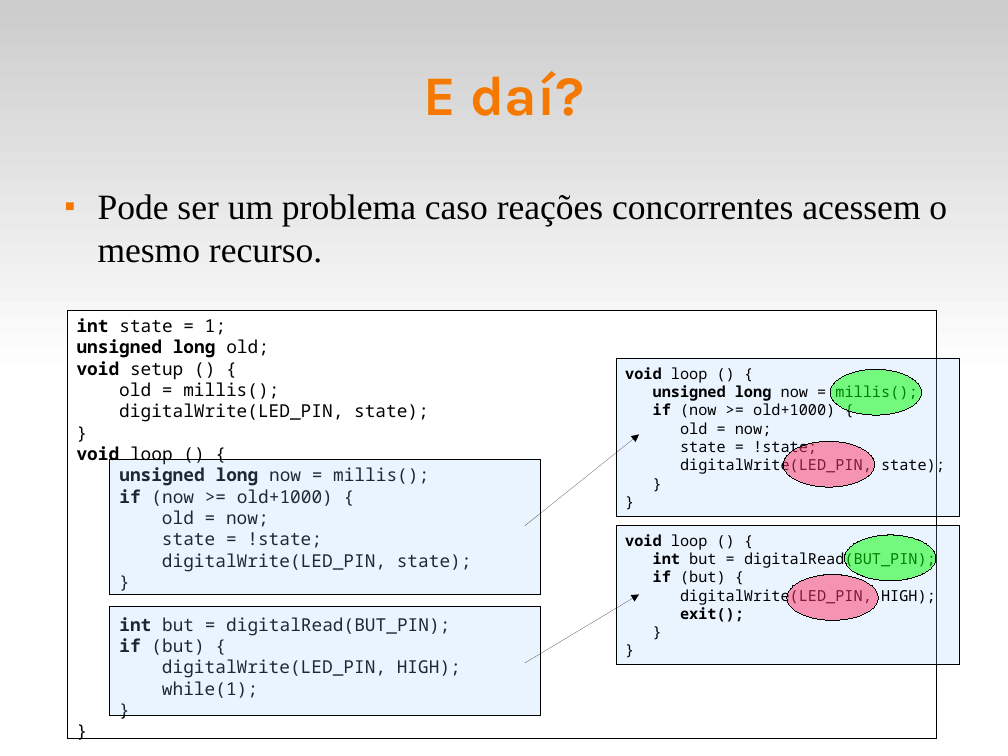
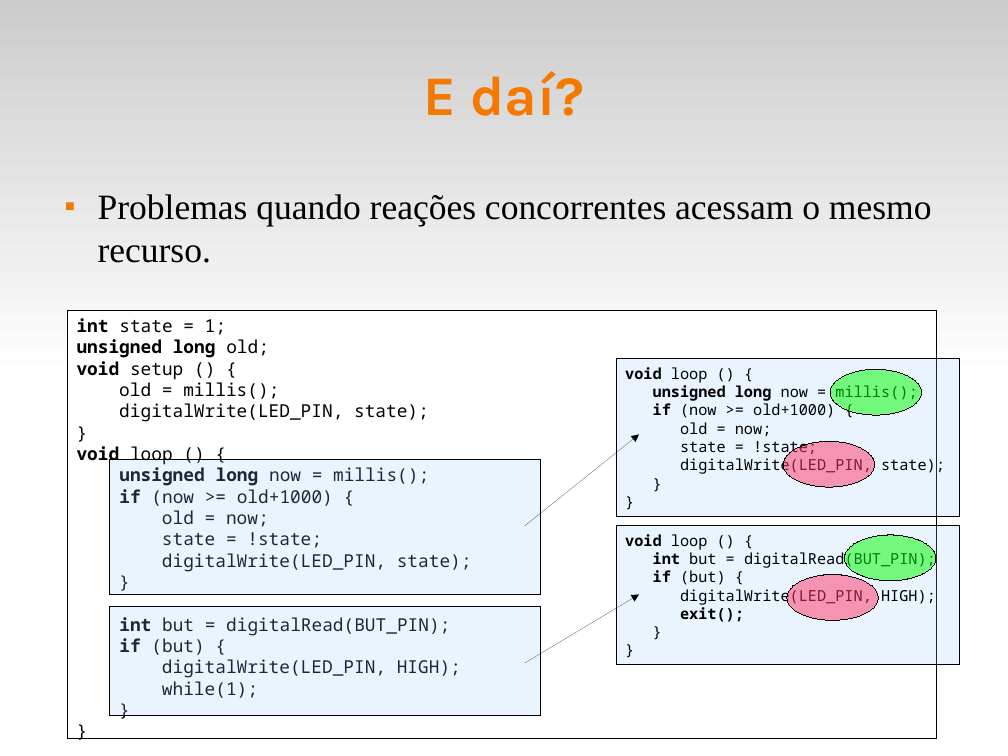
Before and after one commit to fsantanna-uerj/reativos, a slide deck: slide 6 of slides/03_modelos.odp (slide 5 before the commit). Drawn at 1008x756 pixels with LibreOffice and Linux fonts; fonts in the diff are those of the drawing. Boxes give left, top, right and bottom in pixels: in the first picture for what was removed or moved away, otherwise in the second. Text is boxed around its words. In the diff, an @@ line names an element or a change of style, - is before the commit and + after.

```diff
--- a/slides/03_modelos.odp
+++ b/slides/03_modelos.odp
@@ text at (98,194,932,263): text changed @@
-■ Pode ser um problema caso reações concorrentes acessem o mesmo recurso.
+■ Problemas quando reações concorrentes acessam o mesmo recurso.
```
Also in this commit, not shown: 14 other slides changed, 9 slides added, 1 slide removed, 5 other files.
